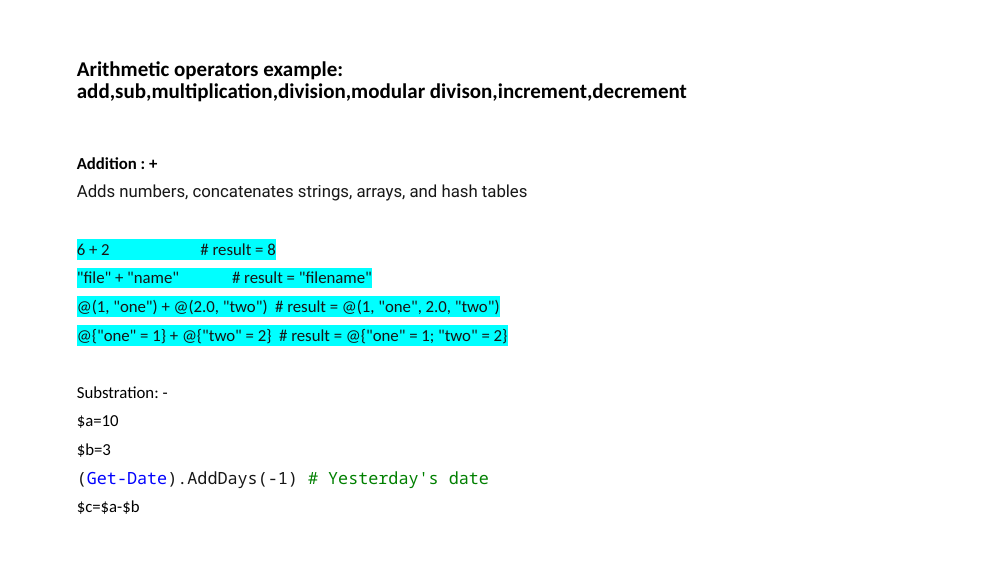
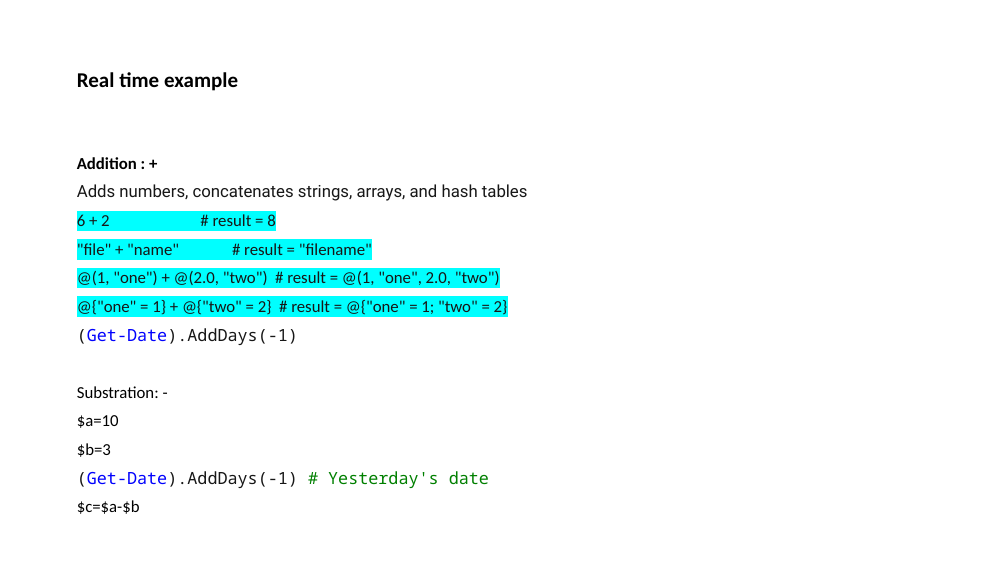
Before and after one commit to heshika/Batch1, a slide deck: slide 16 of Windows Powershell-basics.pptx (slide 15 before the commit). Drawn at 1008x567 pixels with LibreOffice and Linux fonts; fonts in the diff are those of the drawing. Boxes give left, top, right and bottom in pixels: in the first picture for what was removed or moved away, otherwise in the second. Text is boxed around its words. In the diff, an @@ line names an element or a change of style, - is before the commit and + after.

Commit message:
day 4 class-operators

```diff
--- a/Windows Powershell-basics.pptx
+++ b/Windows Powershell-basics.pptx
@@ title at (77,72,238,91): text changed @@
-Arithmetic operators example:
-add,sub,multiplication,division,modular divison,increment,decrement
+Real time example
@@ text at (77,328,298,345): paragraph added @@
+(Get-Date).AddDays(-1)
```
Also in this commit, not shown: 3 other slides changed, 6 slides added, 9 slides removed.
